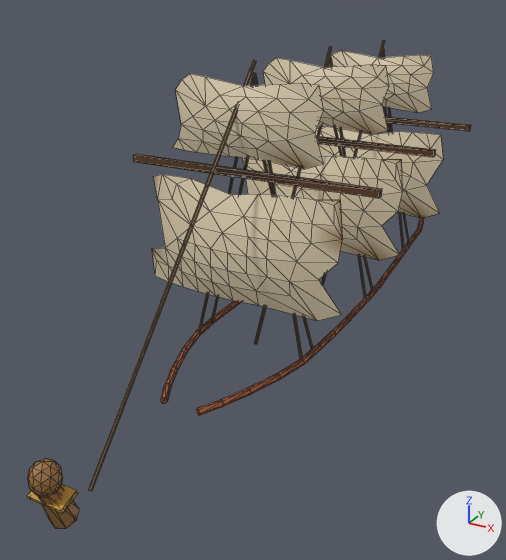
The glTF model www/proto3d/models/beth/tidewrack_sea/stage1/meshes/upg_galleon_t1_lod1.glb, before and after one commit.
The view is the same before and after, from a 50 mm camera at (11.1, -25.5, 15.8) aimed at (-1.2, -3.2, 4.7). The lights are fixed; the arrows at lower right show +X, +Y and +Z. The older version comes first. Mesh edges are drawn as thin lines. Vertices at exactly the same position are counted once.

Names of what the first picture shows: 'geometry_0'.
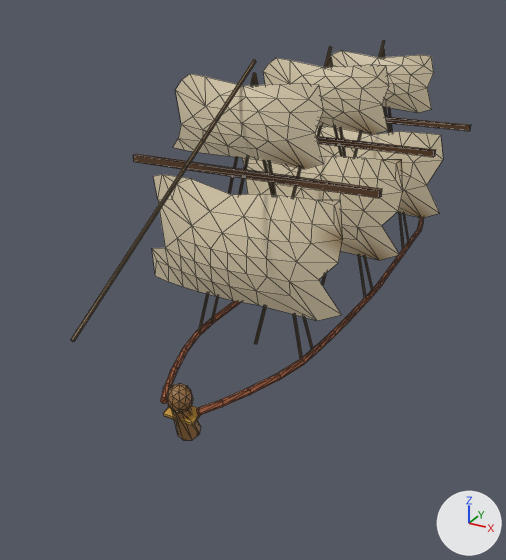
Changed parts and their boxes (x1, y1, x2, y2) in the pictures (506 x 560 px; the box of a moved part takes in the faces that stretch with it):
'geometry_0', reshaped (10% narrower, 18% shorter)
    before: (27, 40, 471, 529)
    after: (71, 40, 471, 440)
part 1 of me_geometry_0, moved or reshaped
    before: (38, 487, 80, 529)
    after: (172, 407, 201, 440)
part 2 of me_geometry_0, moved or reshaped
    before: (28, 458, 63, 498)
    after: (166, 383, 193, 413)
part 3 of me_geometry_0, moved or reshaped
    before: (27, 484, 78, 514)
    after: (163, 406, 201, 426)
part 4 of me_geometry_0, moved or reshaped
    before: (88, 60, 256, 492)
    after: (71, 60, 256, 342)

What the commit changed:
me_geometry_0 is used by ob_geometry_0; location (0.0, 0.0, 0.0).
Before the commit, vertices of me_geometry_0: 432 (0.0, -14.5, 3.1) at pixel (91, 491), 433 (0.0, -14.5, 3.1) at pixel (89, 490), 435 (0.1, -14.5, 3.1) at pixel (90, 491), 437 (0.0, -14.5, 3.1) at pixel (88, 490), 439 (-0.1, -14.5, 3.1) at pixel (88, 490).
Before the commit, vertices of me_geometry_0: 441 (0.0, -14.5, 3.0) at pixel (90, 490).
me_geometry_0 had 1088 vertices, 1777 faces and spanned x -4.6..4.6, y -16.4..14.2, z 2.9..13.3.
me_geometry_0 now has 1088 vertices, 1777 faces and spans x -4.6..4.6, y -14.5..14.2, z 1.9..13.3.
me_geometry_0 part 1: the loose piece of 16 vertices spanning x -0.4..0.4, y -16.2..-15.1, z 2.9..4.4 is moved by (0.0, 5.7, -1.0).
me_geometry_0 part 2: the loose piece of 42 vertices spanning x -0.4..0.4, y -16.4..-15.5, z 4.1..5.0 is moved by (0.0, 5.7, -1.0).
me_geometry_0 part 3: the loose piece of 8 vertices spanning x -0.6..0.6, y -16.1..-15.5, z 3.8..4.1 is moved by (0.0, 5.7, -1.0).
Part 4, on me_geometry_0:
Vertices 432, 433, 435, 437, 439, 441 of me_geometry_0 move by (0.0, 0.0, 4.6).
